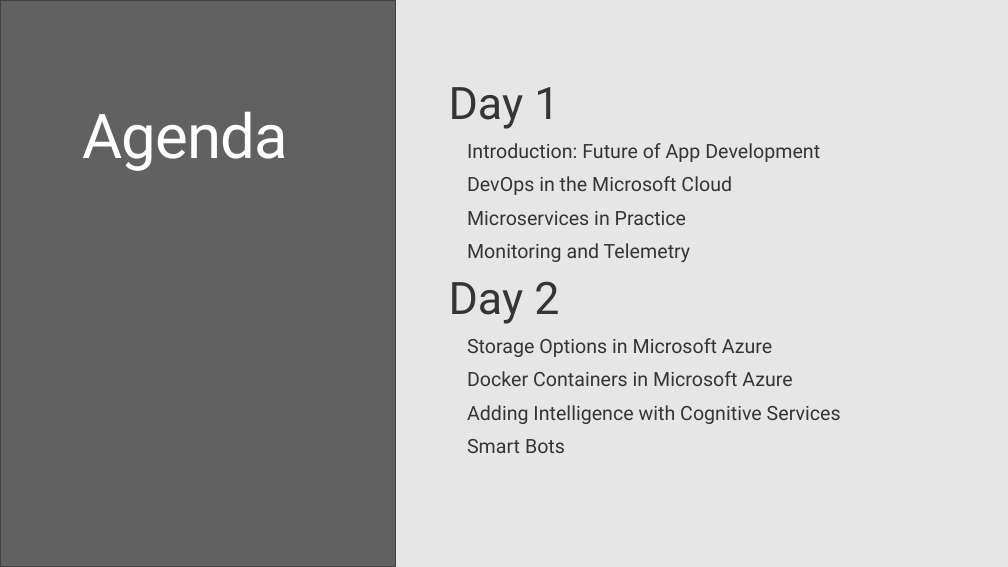
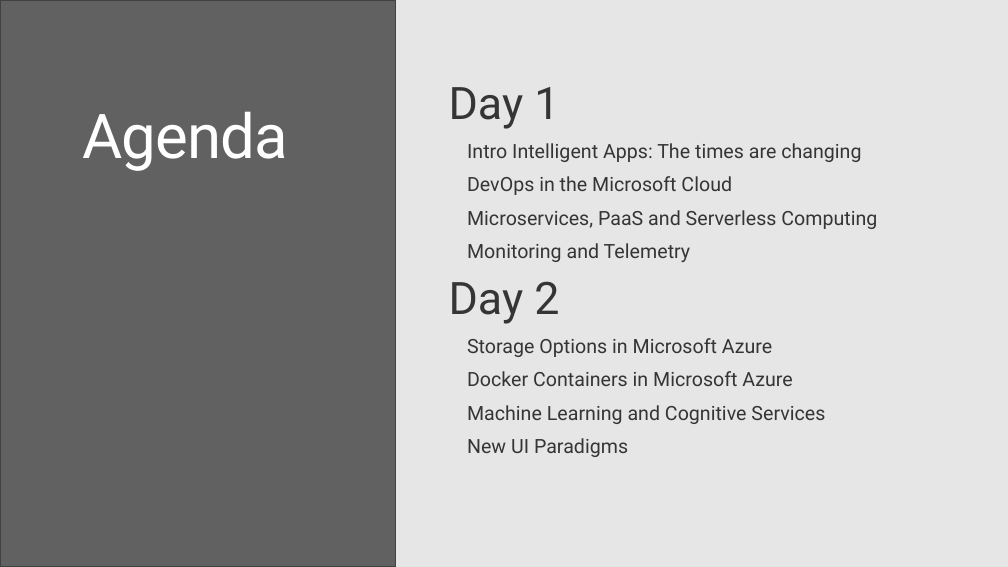
Before and after one commit to software-architects/msft-intelligent-app-workshop, a slide deck: slide 2 of slides/00.00-introduction.pptx. Drawn at 1008x567 pixels with LibreOffice and Linux fonts; fonts in the diff are those of the drawing; grey boxes stand for pictures; background and template pictures are left out. Boxes give left, top, right and bottom in pixels: in the first picture for what was removed or moved away, otherwise in the second. Text is boxed around its words. In the diff, an @@ line names an element or a change of style, - is before the commit and + after.

```diff
--- a/slides/00.00-introduction.pptx
+++ b/slides/00.00-introduction.pptx
@@ text at (467,143,861,162): text changed @@
-  Introduction: Future of App Development
+  Intro Intelligent Apps: The times are changing
@@ text at (467,210,877,229): text changed @@
-  Microservices in Practice
+  Microservices, PaaS and Serverless Computing
@@ text at (467,405,825,457): text changed @@
-  Adding Intelligence with Cognitive Services
-  Smart Bots
+  Machine Learning and Cognitive Services
+  New UI Paradigms
```
Also in this commit, not shown: 1 other slide changed, 2 other files.
